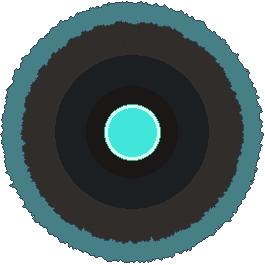
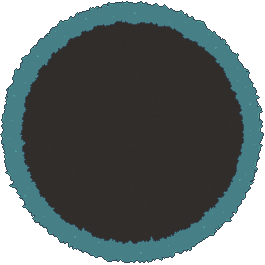
Layer changes from the first 265×265 image to the second:
hid "Center" over [104, 104, 161, 161]
hid "core", painted on it over [86, 86, 178, 178]
hid "Stone", painted on it over [55, 55, 209, 209]
painted on "Grass" over [1, 2, 262, 262]
